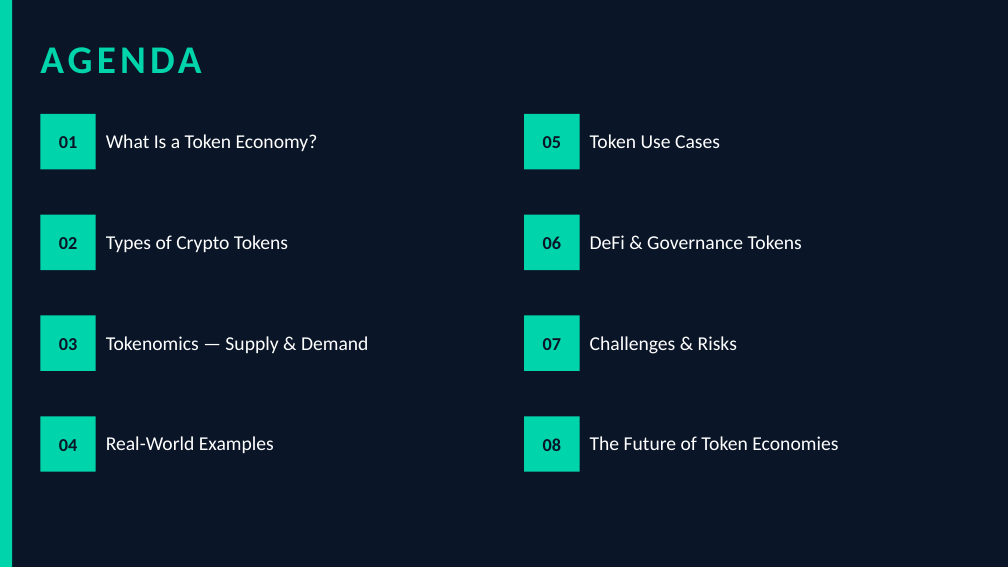
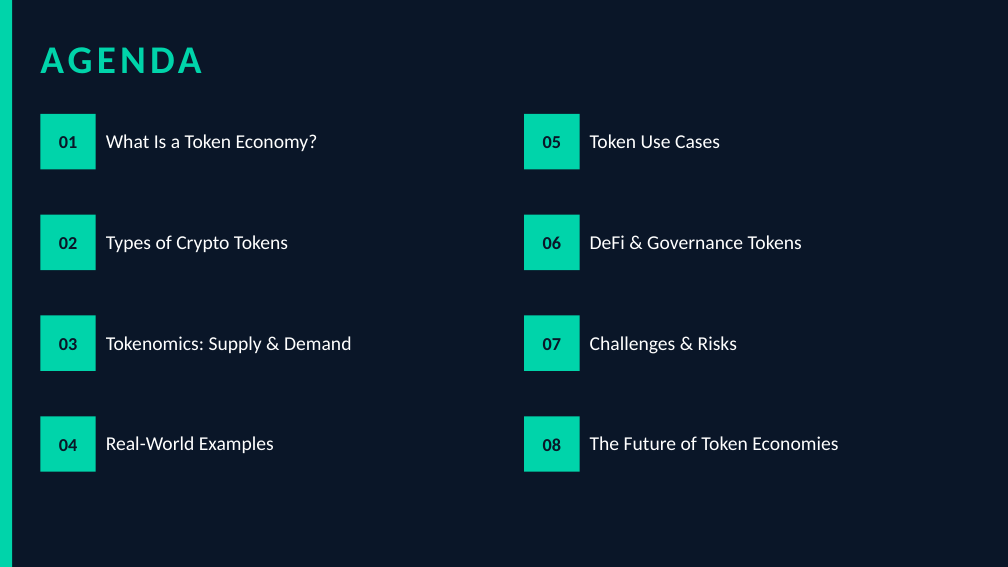
Before and after one commit to McLight-Note/Introduction-to-BlockChain, a slide deck: slide 2 of token_economies.pptx. Drawn at 1008x567 pixels with LibreOffice and Linux fonts; fonts in the diff are those of the drawing. Boxes give left, top, right and bottom in pixels: in the first picture for what was removed or moved away, otherwise in the second. Text is boxed around its words. In the diff, an @@ line names an element or a change of style, - is before the commit and + after.

```diff
--- a/token_economies.pptx
+++ b/token_economies.pptx
@@ text at (106,336,352,353): text changed @@
-Tokenomics — Supply & Demand
+Tokenomics: Supply & Demand
```
Also in this commit, not shown: 13 other slides changed.
